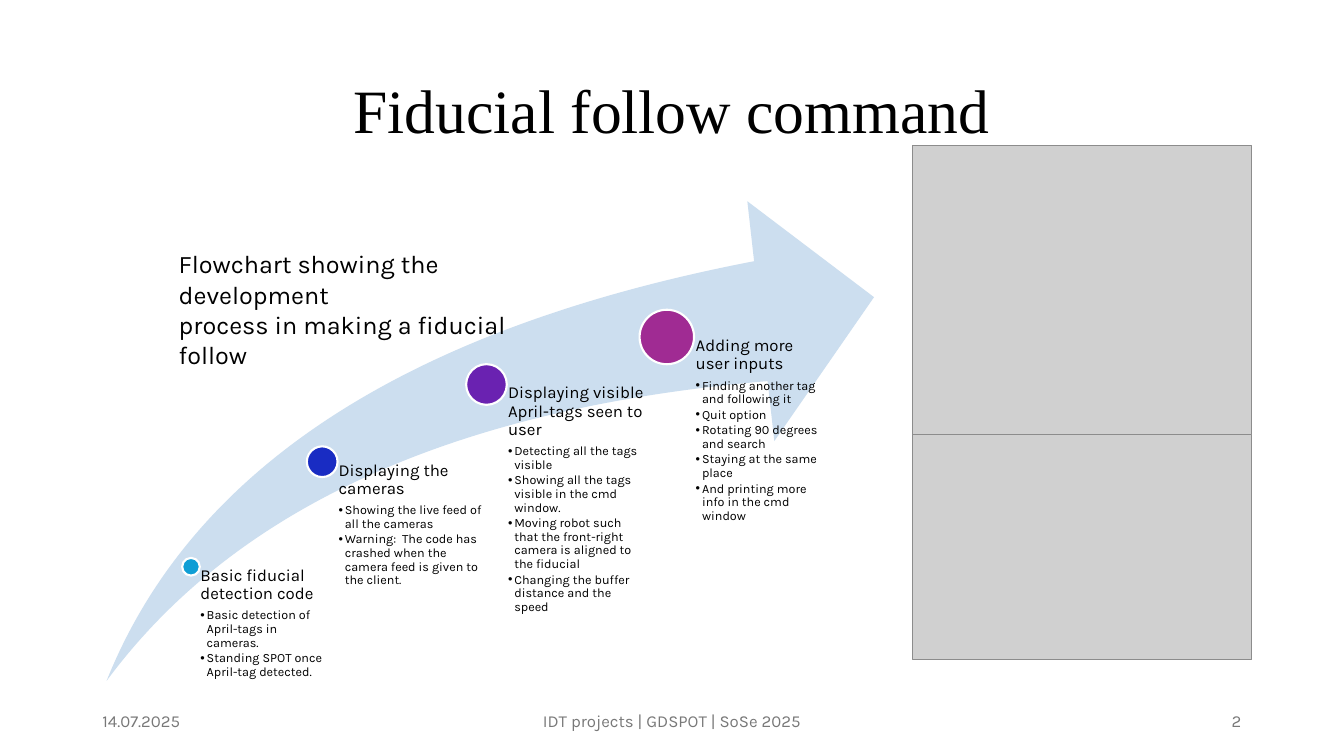
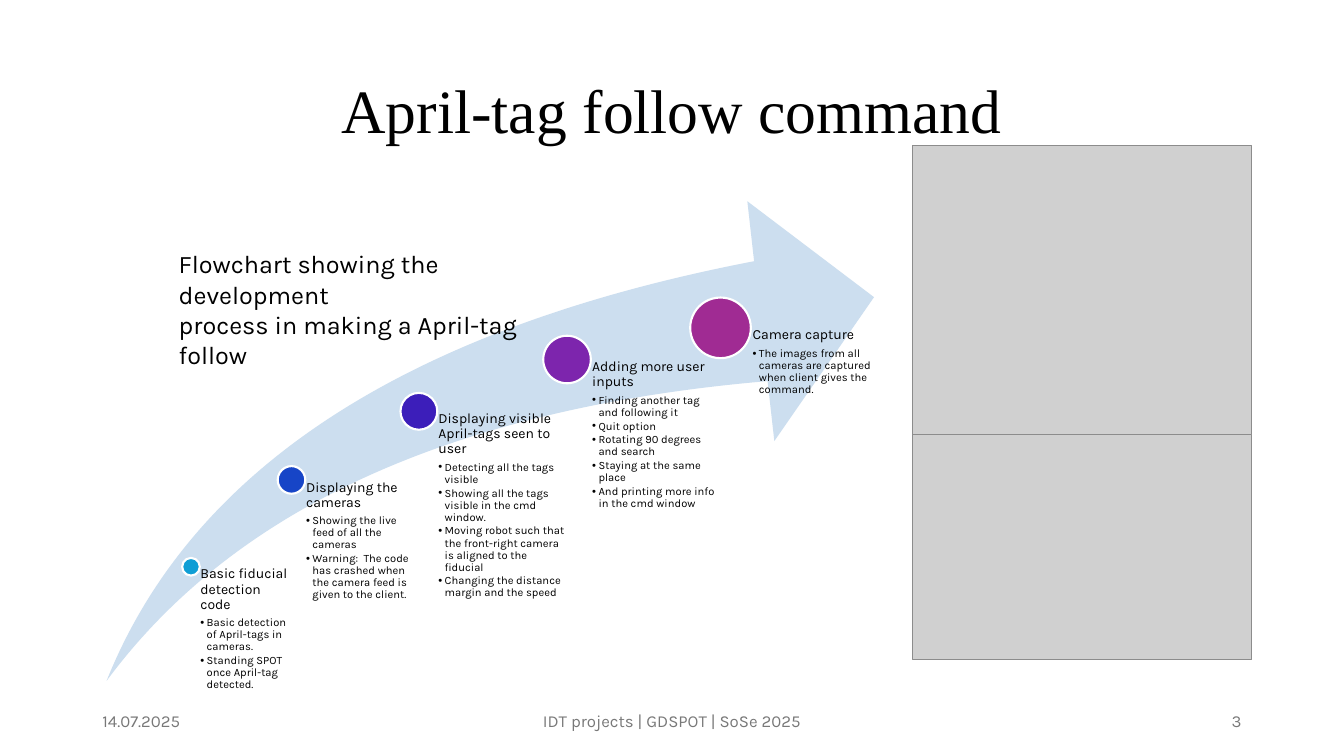
Before and after one commit to abhishekdilippatil/spot-sdk, a slide deck: slide 3 of documentation/presentations/SPOT presentation 04.pptx (slide 2 before the commit). Drawn at 1344x756 pixels with LibreOffice and Linux fonts; fonts in the diff are those of the drawing; grey boxes stand for pictures. Boxes give left, top, right and bottom in pixels: in the first picture for what was removed or moved away, otherwise in the second. Text is boxed around its words. In the diff, an @@ line names an element or a change of style, - is before the commit and + after.

Commit message:
ppt 4 updated

```diff
--- a/documentation/presentations/SPOT presentation 04.pptx
+++ b/documentation/presentations/SPOT presentation 04.pptx
@@ title at box(341, 89, 1002, 144): text changed @@
-Fiducial follow command
+April-tag follow command
@@ text at box(179, 255, 517, 365): text changed @@
-Flowchart showing the development
-process in making a fiducial follow
+Flowchart showing the development
+process in making a April-tag follow
@@ ellipse: place and size @@
-ellipse at box(640, 310, 695, 364)
+ellipse at box(691, 297, 751, 358)
@@ text added at box(753, 327, 871, 397), 8 pt, text #000000 @@
+Camera capture
+  • The images from all cameras are captured when client gives the command.
@@ ellipse added at box(543, 336, 591, 383), fill #7D25AD, outline #FFFFFF 1.5 pt @@
@@ text "Adding more user inputs": place and size @@
-text "Adding more user inputs" at box(696, 339, 817, 520)
+text "Adding more user inputs" at box(592, 361, 714, 507)
@@ text "Adding more user inputs" at box(592, 361, 714, 507): size 12 to 10 pt in "Adding more user inputs"; size 9 to 8 pt in "Finding another tag and following it", "Quit option", "Rotating 90 degrees and search", "Staying at the same place" and 1 more places @@
@@ ellipse: place and size @@
-ellipse at box(466, 364, 506, 404)
+ellipse at box(400, 393, 438, 431)
@@ ellipse at box(400, 393, 438, 431): fill #6A22B1 to #3C1EBA @@
@@ text "Displaying visible April-tags seen to ...": place and size @@
-text "Displaying visible April-tags seen to ..." at box(508, 386, 643, 614)
+text "Displaying visible April-tags seen to ..." at box(438, 413, 564, 599)
@@ text at box(438, 413, 564, 571): size 12 to 10 pt in "Displaying visible April-tags seen to user"; size 9 to 8 pt in "Detecting all the tags visible", "Showing all the tags visible in the ...", "Moving robot such that the front-right camera ..." @@
@@ ellipse: place and size @@
-ellipse at box(307, 447, 337, 477)
+ellipse at box(278, 466, 306, 493)
@@ ellipse at box(278, 466, 306, 493): fill #192CC3 to #1745C7 @@
@@ text "Displaying the cameras": place and size @@
-text "Displaying the cameras" at box(339, 461, 481, 584)
+text "Displaying the cameras" at box(306, 479, 408, 601)
@@ text "Displaying the cameras" at box(306, 479, 408, 601): size 12 to 10 pt in "Displaying the cameras"; size 9 to 8 pt in "Showing the live feed of all the ...", "Warning: The code has crashed when the ..." @@
@@ text "Basic fiducial detection code" at box(200, 565, 288, 688): size 12 to 10 pt in "Basic fiducial detection code"; size 9 to 8 pt in "Basic detection of April-tags in cameras.", "Standing SPOT once April-tag detected." @@
@@ text at box(445, 576, 561, 599): text changed; size 9 to 8 pt @@
-  • Changing the buffer distance and the speed
+  • Changing the distance margin and the speed
@@ page number at box(1232, 716, 1242, 727): text changed @@
-2
+3
```
Also in this commit, not shown: 2 slides added.
